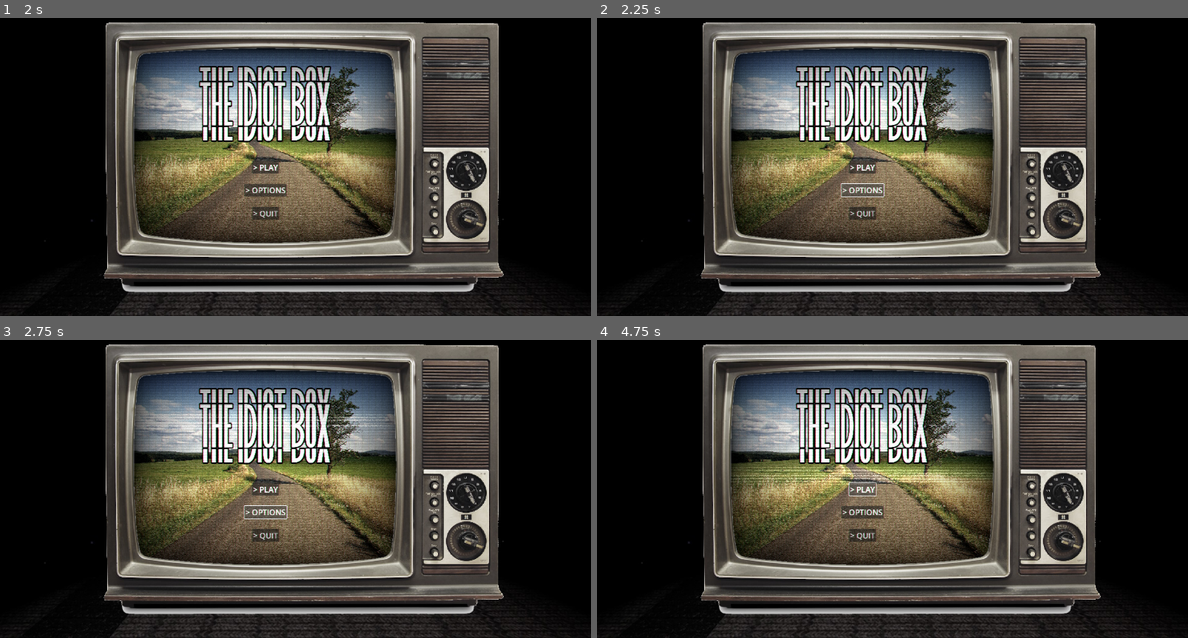
Above: before the commit, frames 1-4 (two rows, left to right).
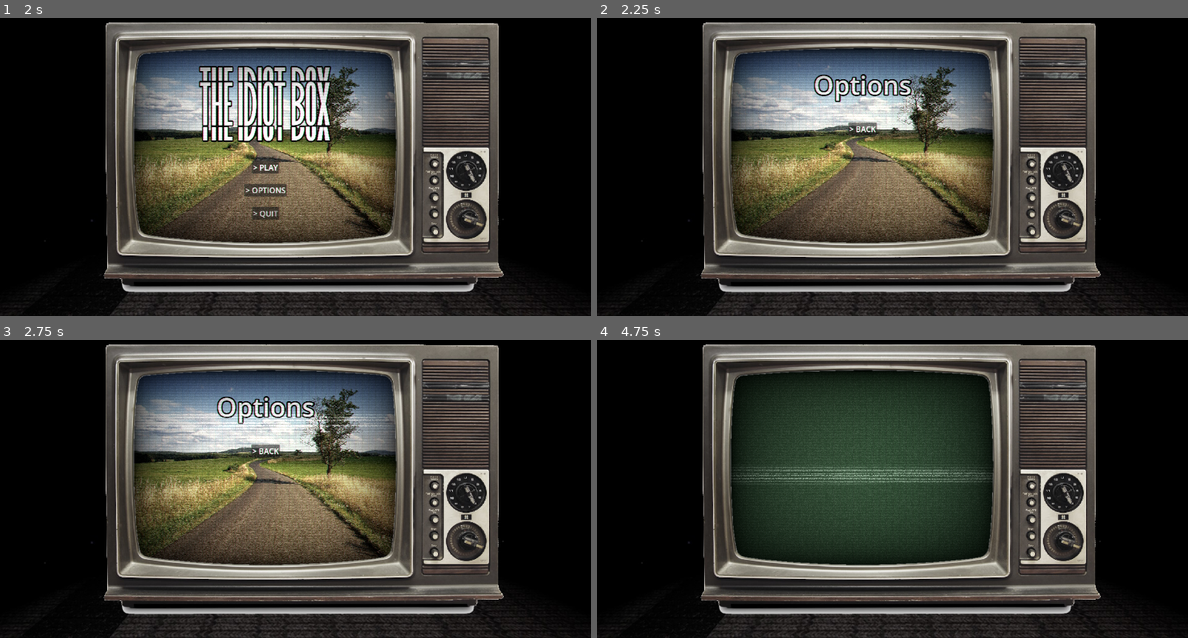
Above: after the commit, the same moments.

Repository: Dynamic-Weather-Systems/MoonWare
Game: Godot game, scene res://scenes/main_scene.tscn
Same seed, same stepped clock (60 frames per second), same inputs: the game is played once before the commit and once after it.
Inputs (mouse positions are in pixels of both pictures, inside the frame that each line leads up to):
- Up to frame 1 (2 s): tap Enter at 0.5 s; hold Right (ui_right) 0.53-1.28 s; hold Left (ui_left) from 1.28 s (still down)
- Up to frame 2 (2.25 s): release Left (ui_left) at 2 s; click "> OPTIONS" at 2 s
- Up to frame 3 (2.75 s): no input
- Up to frame 4 (4.75 s): click (862, 450) at 2.75 s, where only the run after the commit has a clickable "> BACK"; click "> PLAY" at 3.5 s; click (862, 489) at 4.25 s, where only the run before the commit has a clickable "> PLAY"

Frame 1 is identical in both runs. In frame 2, 5.3% of the frame differs, in the area x 33-57%, y 15-68%; in frame 3, 5.2%; in frame 4, 25%, in the area x 22-67%, y 10-76%.

Commit message:
Main Menu Updates
- Main Menu Buttons work
- Main Menu is now its scene, instanced into the Main Scene

Diff:
--- /dev/null
+++ b/moonware/scenes/main_menu_ui.gd
@@ -0,0 +1,37 @@
+# Handles Behaviour of the Main Menu Screen
+extends Control
+
+
+# Signals
+## signal emitted when player pressed "Play"
+signal start_game()
+
+
+
+# startup function
+func _ready() -> void:
+	%MainVBoxContainer.show()
+	%OptionsVBoxContainer.hide()
+
+
+func _on_play_button_pressed() -> void:
+	print("pressed play")
+	start_game.emit()
+
+
+
+func _on_options_button_pressed() -> void:
+	print("pressed options")
+	%OptionsVBoxContainer.show()
+	%MainVBoxContainer.hide()
+
+
+
+func _on_quit_button_pressed() -> void:
+	print("pressed quit")
+	get_tree().quit()
+
+
+func _on_options_back_button_pressed() -> void:
+	%MainVBoxContainer.show()
+	%OptionsVBoxContainer.hide()
--- /dev/null
+++ b/moonware/scenes/main_menu_ui.tscn
@@ -0,0 +1,123 @@
+[gd_scene load_steps=5 format=3 uid="uid://dlt5rg7vye25q"]
+
+[ext_resource type="Script" path="res://scenes/main_menu_ui.gd" id="1_i0xyg"]
+[ext_resource type="Texture2D" uid="uid://cuv5x0au2o41n" path="res://Assets/Art/landscape-photography-tutorials - Copy.jpg" id="1_ibi6e"]
+[ext_resource type="FontFile" uid="uid://bkyjfo6cxbj1v" path="res://Assets/Fonts/BLASTIMO SANS.ttf" id="2_2t3j0"]
+
+[sub_resource type="Theme" id="Theme_ujtui"]
+default_font = ExtResource("2_2t3j0")
+
+[node name="MainMenuUI" type="Control"]
+layout_mode = 3
+anchors_preset = 15
+anchor_right = 1.0
+anchor_bottom = 1.0
+grow_horizontal = 2
+grow_vertical = 2
+mouse_filter = 2
+script = ExtResource("1_i0xyg")
+
+[node name="Background" type="TextureRect" parent="."]
+layout_mode = 1
+anchors_preset = 15
+anchor_right = 1.0
+anchor_bottom = 1.0
+grow_horizontal = 2
+grow_vertical = 2
+mouse_filter = 2
+texture = ExtResource("1_ibi6e")
+expand_mode = 5
+
+[node name="MainVBoxContainer" type="VBoxContainer" parent="."]
+unique_name_in_owner = true
+layout_mode = 1
+anchors_preset = 15
+anchor_right = 1.0
+anchor_bottom = 1.0
+grow_horizontal = 2
+grow_vertical = 2
+mouse_filter = 2
+
+[node name="TitleMargin" type="MarginContainer" parent="MainVBoxContainer"]
+layout_mode = 2
+mouse_filter = 2
+theme_override_constants/margin_top = 75
+theme_override_constants/margin_bottom = 75
+
+[node name="TheIdiotBox" type="Label" parent="MainVBoxContainer/TitleMargin"]
+layout_mode = 2
+size_flags_vertical = 1
+theme = SubResource("Theme_ujtui")
+theme_override_constants/outline_size = 20
+theme_override_font_sizes/font_size = 200
+text = "The IDIOT Box"
+horizontal_alignment = 1
+
+[node name="MainButtonVBoxContainer" type="VBoxContainer" parent="MainVBoxContainer"]
+layout_mode = 2
+mouse_filter = 2
+theme_override_constants/separation = 40
+
+[node name="PlayButton" type="Button" parent="MainVBoxContainer/MainButtonVBoxContainer"]
+layout_mode = 2
+size_flags_horizontal = 4
+size_flags_vertical = 4
+focus_mode = 0
+theme_override_font_sizes/font_size = 30
+text = "> PLAY"
+
+[node name="OptionsButton" type="Button" parent="MainVBoxContainer/MainButtonVBoxContainer"]
+layout_mode = 2
+size_flags_horizontal = 4
+focus_mode = 0
+theme_override_font_sizes/font_size = 30
+text = "> OPTIONS"
+
+[node name="QuitButton" type="Button" parent="MainVBoxContainer/MainButtonVBoxContainer"]
+layout_mode = 2
+size_flags_horizontal = 4
+size_flags_vertical = 4
+focus_mode = 0
+theme_override_font_sizes/font_size = 30
+text = "> QUIT"
+
+[node name="OptionsVBoxContainer" type="VBoxContainer" parent="."]
+unique_name_in_owner = true
+layout_mode = 1
+anchors_preset = 15
+anchor_right = 1.0
+anchor_bottom = 1.0
+grow_horizontal = 2
+grow_vertical = 2
+
+[node name="OptionsMargin" type="MarginContainer" parent="OptionsVBoxContainer"]
+layout_mode = 2
+mouse_filter = 2
+theme_override_constants/margin_top = 75
+theme_override_constants/margin_bottom = 75
+
+[node name="Options" type="Label" parent="OptionsVBoxContainer/OptionsMargin"]
+layout_mode = 2
+size_flags_vertical = 1
+theme_override_constants/outline_size = 20
+theme_override_font_sizes/font_size = 100
+text = "Options"
+horizontal_alignment = 1
+
+[node name="OptionsVBoxContainer" type="VBoxContainer" parent="OptionsVBoxContainer"]
+layout_mode = 2
+mouse_filter = 2
+theme_override_constants/separation = 40
+
+[node name="BackButton" type="Button" parent="OptionsVBoxContainer/OptionsVBoxContainer"]
+layout_mode = 2
+size_flags_horizontal = 4
+size_flags_vertical = 4
+focus_mode = 0
+theme_override_font_sizes/font_size = 30
+text = "> BACK"
+
+[connection signal="pressed" from="MainVBoxContainer/MainButtonVBoxContainer/PlayButton" to="." method="_on_play_button_pressed"]
+[connection signal="pressed" from="MainVBoxContainer/MainButtonVBoxContainer/OptionsButton" to="." method="_on_options_button_pressed"]
+[connection signal="pressed" from="MainVBoxContainer/MainButtonVBoxContainer/QuitButton" to="." method="_on_quit_button_pressed"]
+[connection signal="pressed" from="OptionsVBoxContainer/OptionsVBoxContainer/BackButton" to="." method="_on_options_back_button_pressed"]
--- a/moonware/scenes/main_scene.gd
+++ b/moonware/scenes/main_scene.gd
@@ -24,6 +24,9 @@
 # Check if game has started, used to start Title Sequence
 var gameStarted = false
 
+## How long to play static (seconds)
+@export var static_timer: float = 1.0
+
 
 # Startup function
 func _ready() -> void:
@@ -48,6 +51,7 @@
 # Behaviour of the title sequence
 func titleSequence():
 	await set_power_mode('static')
+	set_power_mode("on")
 
 	#TODO - Create a title sequence here
 
@@ -58,17 +62,23 @@
 # Changes the Power mode of the TV Screen
 func set_power_mode(mode: String):
 	if mode == "off":
+		Screen.hide()
+		%BlankScreenRect.show()
+		StaticNoiseFX.stop()
 		set_VHS_param("static_noise_intensity", 0)
 		set_VHS_param("roll", false)
 		set_VHS_param("roll_size", 0)
-		Screen.hide()
 		return
 	if mode == "on":
 		Screen.show()
+		%BlankScreenRect.show()
+		StaticNoiseFX.stop()
 		set_VHS_param("static_noise_intensity", 0.1)
 		set_VHS_param("roll", true)
 		set_VHS_param("roll_size", 15)
 		return
+
+	# if static mode must be used, use await so the timer is allowed to fully finish
 	if mode == "static":
 		set_VHS_param("static_noise_intensity", 1)
 		set_VHS_param("roll", true)
@@ -77,14 +87,18 @@
 			StaticNoiseFX.play()
 		Screen.hide()
 		%BlankScreenRect.hide()
-		await get_tree().create_timer(1).timeout
-		Screen.show()
-		%BlankScreenRect.show()
-		StaticNoiseFX.stop()
-		set_power_mode("on")
+		await get_tree().create_timer(static_timer).timeout
 
 
 # Easy syntax to change vhs shader parameters
 func set_VHS_param(param: String, value):
 	assert(VHSShaderRect)
 	VHSShaderRect.material.set_shader_parameter(param, value)
+
+
+# Starts the game
+func _on_main_menu_ui_start_game() -> void:
+	%MainMenuUI.queue_free()
+	MainMenuTheme.queue_free()
+	await set_power_mode('static')
+	set_power_mode('on')
--- a/moonware/scenes/main_scene.tscn
+++ b/moonware/scenes/main_scene.tscn
@@ -6,9 +6,8 @@
 [ext_resource type="PackedScene" uid="uid://cflsr37upnk6y" path="res://microgame/test/clicky_game.tscn" id="2_c60uo"]
 [ext_resource type="Texture2D" uid="uid://b8h1go2aktdv8" path="res://Assets/Art/television.png" id="2_glg3e"]
 [ext_resource type="Shader" path="res://Assets/Shaders/vhs_shader.gdshader" id="3_a3ver"]
-[ext_resource type="FontFile" uid="uid://bkyjfo6cxbj1v" path="res://Assets/Fonts/BLASTIMO SANS.ttf" id="3_r5jth"]
+[ext_resource type="PackedScene" uid="uid://dlt5rg7vye25q" path="res://scenes/main_menu_ui.tscn" id="7_xctaq"]
 [ext_resource type="FontFile" uid="uid://cbqqt0826iv0r" path="res://Assets/Fonts/Gameplay.ttf" id="8_a3d1u"]
-[ext_resource type="Texture2D" uid="uid://cuv5x0au2o41n" path="res://Assets/Art/landscape-photography-tutorials - Copy.jpg" id="8_qu7bs"]
 [ext_resource type="Script" path="res://scenes/Default_scripts/animation_player.gd" id="9_fjfyb"]
 [ext_resource type="AudioStream" uid="uid://bvj05oxdwgkjy" path="res://Assets/SFX/tv-static-noise-291374.mp3" id="11_orsa2"]
 [ext_resource type="AudioStream" uid="uid://dxwmy3meiev8q" path="res://Assets/SFX/arcade-ride-vens-adams-main-version-27955-01-45.mp3" id="12_lgb03"]
@@ -40,9 +39,6 @@
 shader_parameter/clip_warp = false
 shader_parameter/vignette_intensity = 0.4
 shader_parameter/vignette_opacity = 1.0
-
-[sub_resource type="Theme" id="Theme_ujtui"]
-default_font = ExtResource("3_r5jth")
 
 [sub_resource type="Animation" id="Animation_dfqaa"]
 length = 0.001
@@ -153,75 +149,9 @@
 grow_vertical = 2
 mouse_filter = 2
 
-[node name="MainMenuUI" type="Control" parent="TVTextureRect/MarginContainer/AllScreen/Screen"]
+[node name="MainMenuUI" parent="TVTextureRect/MarginContainer/AllScreen/Screen" instance=ExtResource("7_xctaq")]
 unique_name_in_owner = true
 layout_mode = 1
-anchors_preset = 15
-anchor_right = 1.0
-anchor_bottom = 1.0
-grow_horizontal = 2
-grow_vertical = 2
-mouse_filter = 2
-
-[node name="TextureRect" type="TextureRect" parent="TVTextureRect/MarginContainer/AllScreen/Screen/MainMenuUI"]
-layout_mode = 1
-anchors_preset = 15
-anchor_right = 1.0
-anchor_bottom = 1.0
-grow_horizontal = 2
-grow_vertical = 2
-mouse_filter = 2
-texture = ExtResource("8_qu7bs")
-expand_mode = 5
-
-[node name="VBoxContainer" type="VBoxContainer" parent="TVTextureRect/MarginContainer/AllScreen/Screen/MainMenuUI"]
-layout_mode = 1
-anchors_preset = 15
-anchor_right = 1.0
-anchor_bottom = 1.0
-grow_horizontal = 2
-grow_vertical = 2
-mouse_filter = 2
-
-[node name="MarginContainer" type="MarginContainer" parent="TVTextureRect/MarginContainer/AllScreen/Screen/MainMenuUI/VBoxContainer"]
-layout_mode = 2
-mouse_filter = 2
-theme_override_constants/margin_top = 75
-theme_override_constants/margin_bottom = 75
-
-[node name="IdiotBox" type="Label" parent="TVTextureRect/MarginContainer/AllScreen/Screen/MainMenuUI/VBoxContainer/MarginContainer"]
-layout_mode = 2
-size_flags_vertical = 1
-theme = SubResource("Theme_ujtui")
-theme_override_constants/outline_size = 20
-theme_override_font_sizes/font_size = 200
-text = "The IDIOT Box"
-horizontal_alignment = 1
-
-[node name="VBoxContainer" type="VBoxContainer" parent="TVTextureRect/MarginContainer/AllScreen/Screen/MainMenuUI/VBoxContainer"]
-layout_mode = 2
-mouse_filter = 2
-theme_override_constants/separation = 40
-
-[node name="PlayButton" type="Button" parent="TVTextureRect/MarginContainer/AllScreen/Screen/MainMenuUI/VBoxContainer/VBoxContainer"]
-layout_mode = 2
-size_flags_horizontal = 4
-size_flags_vertical = 4
-theme_override_font_sizes/font_size = 30
-text = "> PLAY"
-
-[node name="OptionsButton" type="Button" parent="TVTextureRect/MarginContainer/AllScreen/Screen/MainMenuUI/VBoxContainer/VBoxContainer"]
-layout_mode = 2
-size_flags_horizontal = 4
-theme_override_font_sizes/font_size = 30
-text = "> OPTIONS"
-
-[node name="QuitButton" type="Button" parent="TVTextureRect/MarginContainer/AllScreen/Screen/MainMenuUI/VBoxContainer/VBoxContainer"]
-layout_mode = 2
-size_flags_horizontal = 4
-size_flags_vertical = 4
-theme_override_font_sizes/font_size = 30
-text = "> QUIT"
 
 [node name="PressAnyButtonLabel" type="Label" parent="TVTextureRect/MarginContainer/AllScreen/Screen"]
 unique_name_in_owner = true
@@ -251,3 +181,5 @@
 
 [node name="MainMenuTheme" type="AudioStreamPlayer" parent="AudioPlayers"]
 stream = ExtResource("12_lgb03")
+
+[connection signal="start_game" from="TVTextureRect/MarginContainer/AllScreen/Screen/MainMenuUI" to="." method="_on_main_menu_ui_start_game"]
Not shown: 1 places in moonware/scenes/main_scene.tscn that only renumber resources
